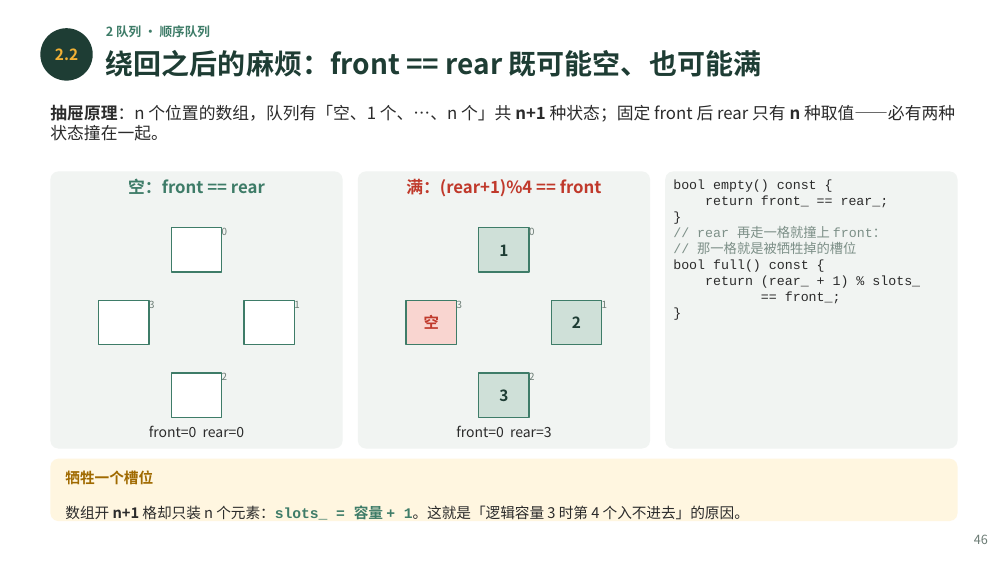
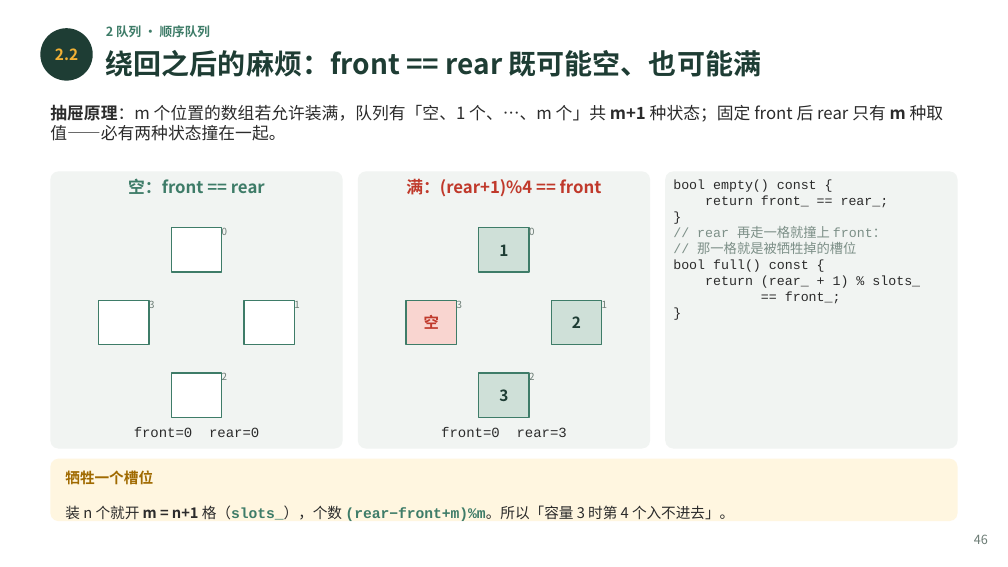
Before and after one commit to GMyhf/2026fall-cs201cq, a slide deck: slide 46 of courseware/202609_DSA_03_Stack_Queue.pptx. Drawn at 1008x567 pixels with LibreOffice and Linux fonts; fonts in the diff are those of the drawing. Boxes give left, top, right and bottom in pixels: in the first picture for what was removed or moved away, otherwise in the second. Text is boxed around its words. In the diff, an @@ line names an element or a change of style, - is before the commit and + after.

Commit message:
08:17

```diff
--- a/courseware/202609_DSA_03_Stack_Queue.pptx
+++ b/courseware/202609_DSA_03_Stack_Queue.pptx
@@ text at (50, 104, 944, 141): text changed @@
-抽屉原理：n 个位置的数组，队列有「空、1 个、…、n 个」共 n+1 种状态；固定 front 后 rear 只有 n 种取值——必有两种状态撞在一起。
+抽屉原理：m 个位置的数组若允许装满，队列有「空、1 个、…、m 个」共 m+1 种状态；固定 front 后 rear 只有 m 种取值——必有两种状态撞在一起。
@@ text "front=0 rear=0" at (134, 427, 259, 437): font Noto Sans CJK SC to Courier New @@
@@ text "front=0 rear=3" at (441, 427, 567, 437): font Noto Sans CJK SC to Courier New @@
@@ text at (65, 505, 734, 521): text changed @@
-数组开 n+1 格却只装 n 个元素：slots_ = 容量 + 1。这就是「逻辑容量 3 时第 4 个入不进去」的原因。
+装 n 个就开 m = n+1 格（slots_），个数 (rear−front+m)%m。所以「容量 3 时第 4 个入不进去」。
```
Also in this commit, not shown: 11 other slides changed.
